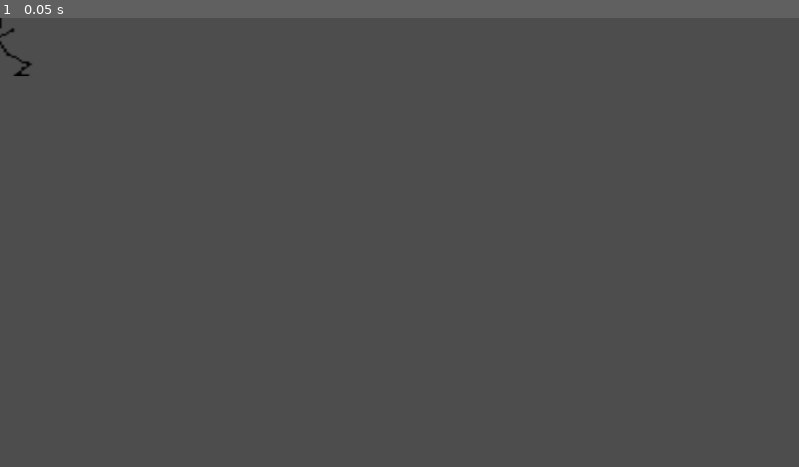
Above: before the commit, frame 1.
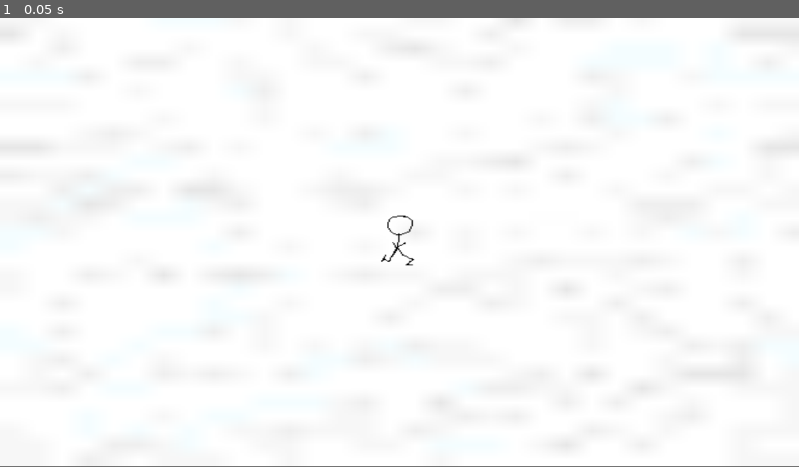
Above: after the commit, the same moment.

Repository: xkolyaskin/Mycrosoffed-Studios
Game: Godot game, scene res://Game.tscn
Two runs of this game, one before a commit and one after it. Both use one fixed random seed, a clock stepped at 60 frames per second and the inputs below. The project has no main scene, so this scene is started directly.
Inputs:
- Up to frame 1 (0.05 s): no input

The runs differ from the first frame. In frame 1, 100% of the frame differs, in the area x 0-100%, y 0-100%.

Commit message:
added character and background in main scene

Diff:
--- a/new-game-project/Game.tscn
+++ b/new-game-project/Game.tscn
@@ -1,9 +1,14 @@
-[gd_scene load_steps=2 format=3 uid="uid://copyelhcc1lnh"]
+[gd_scene load_steps=3 format=3 uid="uid://by3pqdi07jfji"]
 
-[ext_resource type="PackedScene" uid="uid://c7jixi3l206ot" path="res://player.tscn" id="1_wbfu4"]
+[ext_resource type="PackedScene" uid="uid://d0h7s2b3qj6hu" path="res://player.tscn" id="1_wbfu4"]
+[ext_resource type="Texture2D" uid="uid://ba1coitaiomao" path="res://Visual Assets/Snow Background Texture-1.png - Copy.png" id="2_xkndl"]
 
-[node name="Node2D" type="Node2D"]
+[node name="Node" type="Node"]
 
-[node name="Node" type="Node" parent="."]
+[node name="SnowBackgroundTexture-1_png-Copy" type="Sprite2D" parent="."]
+position = Vector2(581, 320)
+scale = Vector2(36.3125, 20.4375)
+texture = ExtResource("2_xkndl")
 
-[node name="Player" parent="." instance=ExtResource("1_wbfu4")]
+[node name="CharacterBody2D" parent="." instance=ExtResource("1_wbfu4")]
+position = Vector2(574, 317)
--- a/new-game-project/player.tscn
+++ b/new-game-project/player.tscn
@@ -3,7 +3,7 @@
 [ext_resource type="Texture2D" uid="uid://vwdvd14qjvtn" path="res://Walk cycle 1-1.png.png" id="1_4flbx"]
 
 [sub_resource type="CircleShape2D" id="CircleShape2D_4flbx"]
-radius = 70.0286
+radius = 45.1221
 
 [node name="CharacterBody2D" type="CharacterBody2D"]
 
@@ -14,5 +14,5 @@
 
 [node name="WalkCycle1-1_png" type="Sprite2D" parent="."]
 position = Vector2(2, -1)
-scale = Vector2(3.625, 2.65625)
+scale = Vector2(1.75, 1.28125)
 texture = ExtResource("1_4flbx")
